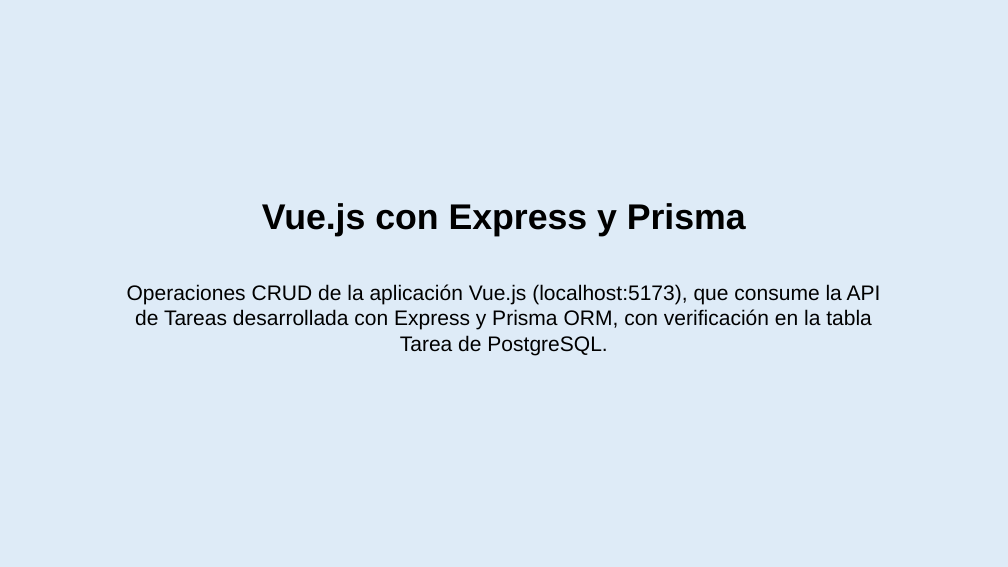
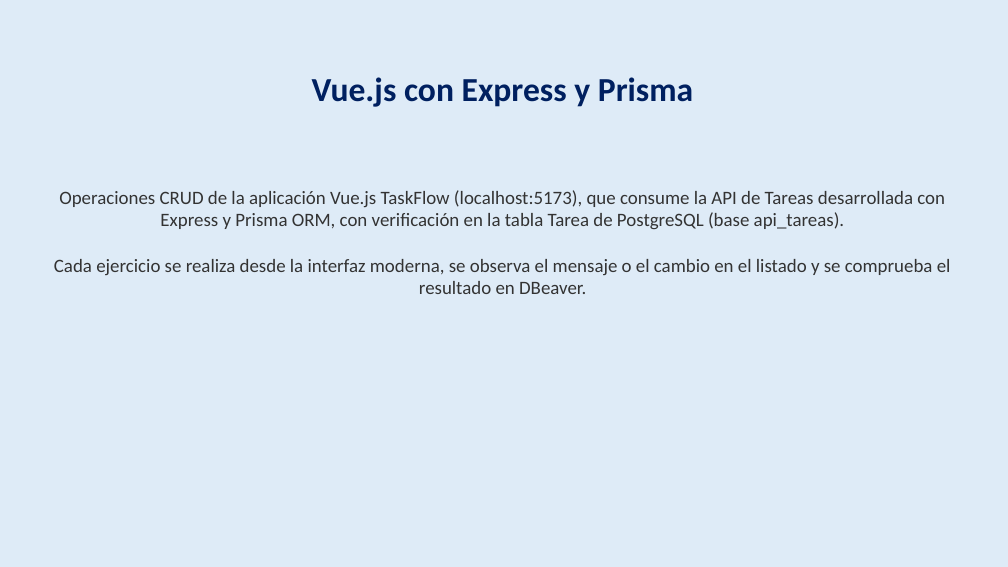
Before and after one commit to alondraS128/TBD_Tema-4, a slide deck: slide 13 of Actividad 4.3 Banco de ejercicios_AlondraSantis_TBD_5ISCM.pptx (slide 11 before the commit). Drawn at 1008x567 pixels with LibreOffice and Linux fonts; fonts in the diff are those of the drawing. Boxes give left, top, right and bottom in pixels: in the first picture for what was removed or moved away, otherwise in the second. Text is boxed around its words. In the diff, an @@ line names an element or a change of style, - is before the commit and + after.

```diff
--- a/Actividad 4.3 Banco de ejercicios_AlondraSantis_TBD_5ISCM.pptx
+++ b/Actividad 4.3 Banco de ejercicios_AlondraSantis_TBD_5ISCM.pptx
@@ text "Vue.js con Express y Prisma" moved from (x1=262, y1=203, x2=746, y2=236) to (x1=312, y1=77, x2=693, y2=107) @@
@@ text "Vue.js con Express y Prisma" at (x1=312, y1=77, x2=693, y2=107): size 34 to 32 pt, font Arial to Calibri, text colour #000000 to #002060 @@
@@ text "Operaciones CRUD de la aplicación ..." at (x1=54, y1=190, x2=951, y2=294): vertical alignment top to middle @@
@@ text at (x1=54, y1=190, x2=951, y2=294): text changed; size 20 to 18 pt; font Arial to Calibri; text colour #000000 to #333333 @@
-Operaciones CRUD de la aplicación Vue.js (localhost:5173), que consume la API de Tareas desarrollada con Express y Prisma ORM, con verificación en la tabla Tarea de PostgreSQL.
+Operaciones CRUD de la aplicación Vue.js TaskFlow (localhost:5173), que consume la API de Tareas desarrollada con Express y Prisma ORM, con verificación en la tabla Tarea de PostgreSQL (base api_tareas).
+Cada ejercicio se realiza desde la interfaz moderna, se observa el mensaje o el cambio en el listado y se comprueba el resultado en DBeaver.
```
Also in this commit, not shown: 13 other slides changed, 8 slides added, 4 slides removed, 19 other files.
